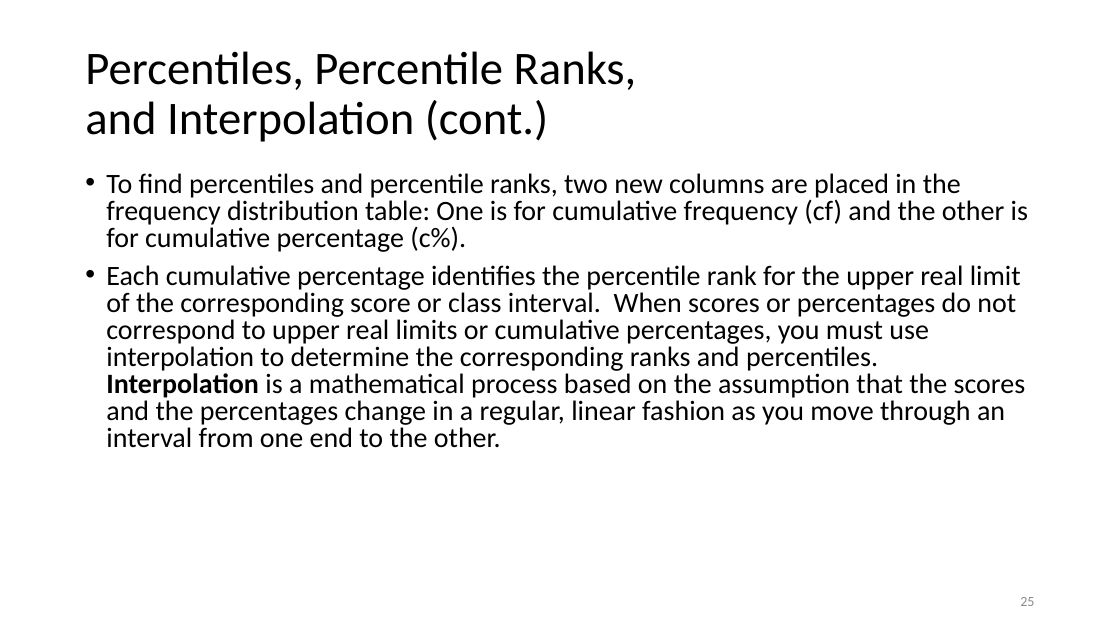
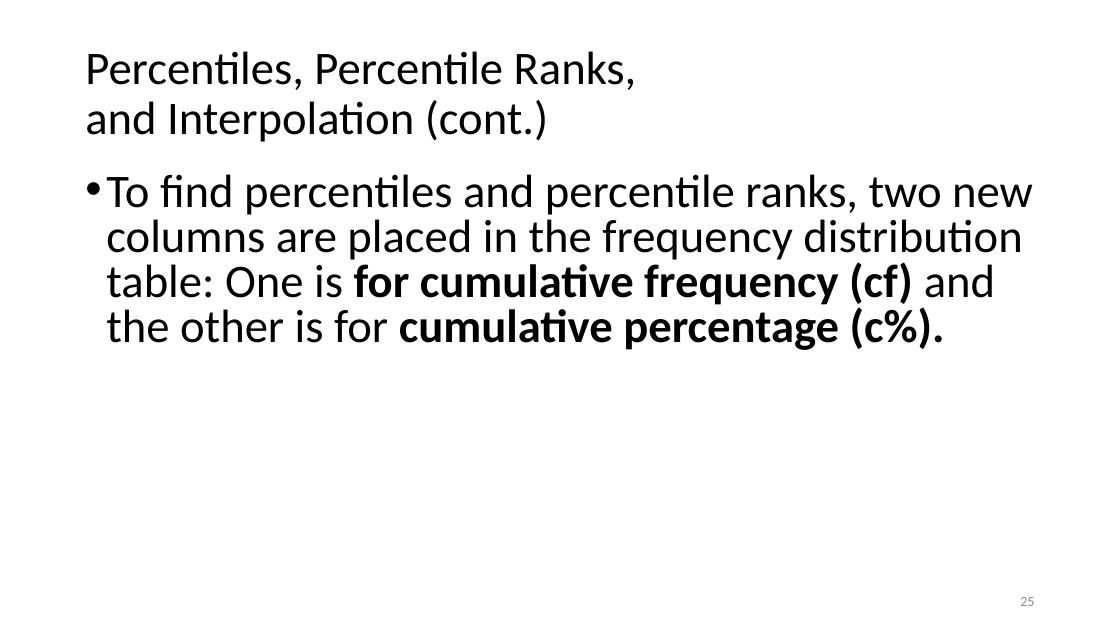
Before and after one commit to motazsaad/Math-Statistics-DataScience, a slide deck: slide 25 of slides/02 Statisitics - Freq.pptx. Drawn at 1120x630 pixels with LibreOffice and Linux fonts; fonts in the diff are those of the drawing. Boxes give left, top, right and bottom in pixels: in the first picture for what was removed or moved away, otherwise in the second. Text is boxed around its words. In the diff, an @@ line names an element or a change of style, - is before the commit and + after.

Commit message:
update slides

```diff
--- a/slides/02 Statisitics - Freq.pptx
+++ b/slides/02 Statisitics - Freq.pptx
@@ text "To find percentiles and percentile ..." at (x1=106, y1=174, x2=1033, y2=350): size 24 to 40 pt; bold on in "for cumulative frequency (cf) cumulative percentage (c%)." @@
@@ text at (x1=106, y1=265, x2=1026, y2=448): paragraph removed @@
-• Each cumulative percentage identifies the percentile rank for the upper real limit of the corresponding score or class interval. When scores or percentages do not correspond to upper real limits or cumulative percentages, you must use interpolation to determine the corresponding ranks and percentiles. Interpolation is a mathematical process based on the assumption that the scores and the percentages change in a regular, linear fashion as you move through an interval from one end to the other.
```
Also in this commit, not shown: 1 other slide changed, 4 slides removed, 1 other file.
